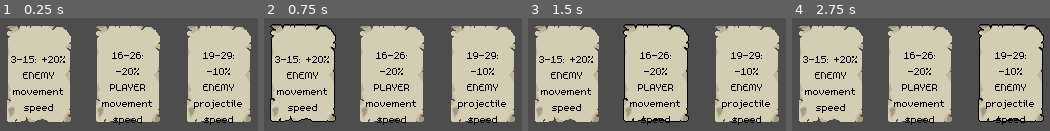
Above: before the commit, frames 1-4 (left to right).
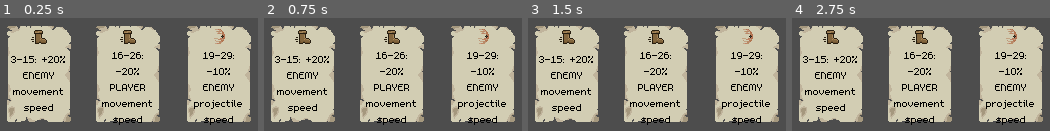
Above: after the commit, the same moments.

Repository: octoscorp/GDS-Jam2
Game: Godot game, scene res://scenes/card_choice.tscn
Same seed, same stepped clock (60 frames per second), same inputs: the game is played once before the commit and once after it. This scene is started directly instead of the project's main scene.
Inputs (mouse positions are in pixels of both pictures, inside the frame that each line leads up to):
- Up to frame 1 (0.25 s): no input
- Up to frame 2 (0.75 s): tap Enter (ui_accept) at 0.5 s; move the mouse to (302, 73) at 0.52 s; hold D (player_right) from 0.53 s (still down); hold Enter (ui_accept) from 0.53 s (still down)
- Up to frame 3 (1.5 s): move the mouse to (657, 73) at 1.27 s; release D (player_right) at 1.28 s; release Enter (ui_accept) at 1.28 s; hold S (player_down) from 1.28 s (still down); tap Enter (ui_accept) at 1.35 s
- Up to frame 4 (2.75 s): tap Enter (ui_accept) at 1.52, 1.82, 2 s; move the mouse to (1011, 73) at 2.02 s; release S (player_down) at 2.03 s; hold D (player_right) from 2.03 s (still down); hold Enter (ui_accept) from 2.03 s (still down)

The runs differ from the first frame. In frame 1, 1.2% of the frame differs, in the area x 12-88%, y 9-24%; in frame 2, 2.3%, in the area x 2-88%, y 5-93%; in frame 3, 2.3%; in frame 4, 2.3%.

Commit message:
Add card application logic
Probably some other stuff, kinda just blanked out for a few hours.

Noticed bugs:
- Cactus no longer move
- UI occasionally gets stuck (Cause: two chests opening at one time?)
- Bullets will hit multiple creatures at once

Diff:
--- a/project.godot
+++ b/project.godot
@@ -14,6 +14,10 @@
 run/main_scene="uid://xgl783xyn1c0"
 config/features=PackedStringArray("4.4", "GL Compatibility")
 config/icon="res://media/icon.svg"
+
+[autoload]
+
+Glob="*res://scripts/globals/card_modifiers.gd"
 
 [display]
 
--- a/scenes/card_choice.tscn
+++ b/scenes/card_choice.tscn
@@ -3,7 +3,8 @@
 [ext_resource type="PackedScene" uid="uid://k7a3mxdxoxqj" path="res://scenes/card_option.tscn" id="1_8uqop"]
 [ext_resource type="Script" uid="uid://cogub1y3liynh" path="res://scripts/card_choice.gd" id="1_ng52u"]
 
-[node name="CardChoice" type="Control"]
+[node name="CardChoice" type="Control" groups=["is_card_choice"]]
+process_mode = 3
 layout_mode = 3
 anchors_preset = 15
 anchor_right = 1.0
@@ -47,3 +48,7 @@
 [node name="CardOption3" parent="HBoxContainer" instance=ExtResource("1_8uqop")]
 layout_mode = 2
 size_flags_horizontal = 10
+
+[connection signal="card_option_selected" from="HBoxContainer/CardOption1" to="." method="_on_card_option_card_option_selected" binds= [0]]
+[connection signal="card_option_selected" from="HBoxContainer/CardOption2" to="." method="_on_card_option_card_option_selected" binds= [1]]
+[connection signal="card_option_selected" from="HBoxContainer/CardOption3" to="." method="_on_card_option_card_option_selected" binds= [2]]
--- a/scenes/card_option.tscn
+++ b/scenes/card_option.tscn
@@ -66,6 +66,7 @@
 texture = ExtResource("4_lnra5")
 
 [node name="HoverDetector" type="Area2D" parent="."]
+process_mode = 2
 z_index = 1
 collision_layer = 256
 collision_mask = 256
--- a/scenes/cards/card.tscn
+++ b/scenes/cards/card.tscn
@@ -2,5 +2,5 @@
 
 [ext_resource type="Script" uid="uid://qru3be0cy4v8" path="res://scripts/card.gd" id="1_7stpj"]
 
-[node name="Card" type="Node"]
+[node name="Card" type="Node" groups=["is_card"]]
 script = ExtResource("1_7stpj")
--- a/scenes/hud.tscn
+++ b/scenes/hud.tscn
@@ -3,13 +3,16 @@
 [ext_resource type="FontFile" uid="uid://k5pg2ufuduyu" path="res://media/fonts/m5x7.ttf" id="1_ahhtf"]
 [ext_resource type="Script" uid="uid://dqofgqeg8fhrp" path="res://scripts/hud.gd" id="1_oo0fn"]
 
-[node name="HUD" type="Control"]
+[node name="HUD" type="Control" groups=["HUD_Root"]]
+z_index = 10
+z_as_relative = false
 layout_mode = 3
 anchors_preset = 15
 anchor_right = 1.0
 anchor_bottom = 1.0
 grow_horizontal = 2
 grow_vertical = 2
+mouse_filter = 1
 script = ExtResource("1_oo0fn")
 
 [node name="Luck" type="Control" parent="."]
--- a/scenes/level.tscn
+++ b/scenes/level.tscn
@@ -11,7 +11,7 @@
 }
 point_count = 5
 
-[node name="Level" type="Node2D"]
+[node name="Level" type="Node2D" groups=["is_level"]]
 script = ExtResource("1_mx8sn")
 
 [node name="Player" parent="." instance=ExtResource("1_w7c3h")]
--- a/scripts/card.gd
+++ b/scripts/card.gd
@@ -150,17 +150,17 @@
 }
 
 const _icon_array = {
-	"BLOOD": "res://media/blood.png",
-	"BOOT": "res://media/boot.png",
-	"BOUNCE": "res://media/bounce.png",
-	"BULLET": "res://media/bullet.png",
-	"CRIT": "res://media/crit.png",
-	"FIRE_RATE": "res://media/fire_rate.png",
-	"HOMING": "res://media/HOMING.png",
-	"PIERCE": "res://media/pierce.png",
-	"PROJ_SPEED": "res://media/proj_speed.png",
-	"SHIELD": "res://media/shield.png",
-	"TARGET": "res://media/target.png",
+	"BLOOD": preload("res://media/icons/blood.png"),
+	"BOOT": preload("res://media/icons/boot.png"),
+	"BOUNCE": preload("res://media/icons/bounce.png"),
+	"BULLET": preload("res://media/icons/bullet.png"),
+	"CRIT": preload("res://media/icons/crit.png"),
+	"FIRE_RATE": preload("res://media/icons/fire_rate.png"),
+	"HOMING": preload("res://media/icons/homing.png"),
+	"PIERCE": preload("res://media/icons/pierce.png"),
+	"PROJ_SPEED": preload("res://media/icons/proj_speed.png"),
+	"SHIELD": preload("res://media/icons/shield.png"),
+	"TARGET": preload("res://media/icons/target.png"),
 }
 
 const icons = {
@@ -212,9 +212,6 @@
 # information signals
 signal card_activation_changed(id: Card.ID, active: bool)
 
-# control signals
-signal player_speed_modified(percentage_increase)
-
 @export var card_id = ID.PLAYER_SPEED_10
 
 var lower_bound: int
@@ -224,44 +221,118 @@
 static func get_random_card_id():
 	return randi() % ID.size()
 
-static func no_more_allowed(card_id):
+static func no_more_allowed(id_to_use):
 	# TODO: count nodes in group
 	var count_in_play = 0
 	var allowed = 1
-	if card_id in allowed_count.keys():
-		allowed = allowed_count[card_id]
+	if id_to_use in allowed_count.keys():
+		allowed = allowed_count[id_to_use]
 	if count_in_play < allowed:
 		return false
 	return true
 
-static func create_from_id(card_id: Card.ID):
+static func create_from_id(id_to_use: Card.ID):
 	var output = preload("res://scenes/cards/card.tscn").instantiate()
-	output.card_id = card_id
+	output.card_id = id_to_use
 	output.prepare()
 	# it helps if you make it return. Code at normal hours, folks
 	return output
 
 func prepare():
-	var range = chances[card_id]
-	lower_bound = randi() % (100 - range)
-	upper_bound = lower_bound + range
+	var luck_range = chances[card_id]
+	lower_bound = randi() % (100 - luck_range)
+	upper_bound = lower_bound + luck_range
 
 func activate(current_luck: int):
 	var in_range = (current_luck >= lower_bound && current_luck < upper_bound)
 	# XOR
-	if is_active ^ in_range:
+	if (not is_active and in_range) or (is_active and not in_range):
 		_apply_effect(is_active)
 		is_active = not is_active
 		card_activation_changed.emit(card_id, is_active)
 
-func mult_value(value: int, invert: bool):
+func mult_value(value: float, invert: bool):
 	return (1 / value) if invert else value
+
+func additive_value(value: float, invert: bool):
+	return (0 - value) if invert else value
 
 # Applies card effect (removes if remove is true)
 func _apply_effect(remove):
 	match card_id:
+		# Player-affecting
 		ID.PLAYER_SPEED_10:
-			# WARNING: Does not cancel to 1.
-			player_speed_modified.emit(mult_value(1.1, remove))
+			# WARNING: Does not cancel to 1 with corresponding negative
+			Glob.PLAYER_MVMT_SPEED *= mult_value(1.1, remove)
 		ID.PLAYER_SPEED_10_NEGATIVE:
-			player_speed_modified.emit(mult_value(0.9, remove))
+			Glob.PLAYER_MVMT_SPEED *= mult_value(0.9, remove)
+		ID.PLAYER_SPEED_20:
+			Glob.PLAYER_MVMT_SPEED *= mult_value(1.2, remove)
+		ID.PLAYER_SPEED_20_NEGATIVE:
+			Glob.PLAYER_MVMT_SPEED *= mult_value(0.8, remove)
+		ID.PLAYER_SPEED_30:
+			Glob.PLAYER_MVMT_SPEED *= mult_value(1.3, remove)
+		ID.PLAYER_SPEED_30_NEGATIVE:
+			Glob.PLAYER_MVMT_SPEED *= mult_value(0.7, remove)
+		ID.PLAYER_DAMAGE_IMMUNE:
+			Glob.PLAYER_IS_IMMUNE = not remove
+		ID.PLAYER_CRIT_CHANCE_10:
+			Glob.PLAYER_CRIT_CHANCE *= mult_value(1.1, remove)
+		ID.PLAYER_CRIT_CHANCE_20:
+			Glob.PLAYER_CRIT_CHANCE *= mult_value(1.2, remove)
+		ID.PLAYER_CRIT_CHANCE_30:
+			Glob.PLAYER_CRIT_CHANCE *= mult_value(1.3, remove)
+
+
+		# Enemy-affecting
+		ID.ENEMY_SPEED_10:
+			Glob.ENEMY_MVMT_SPEED *= mult_value(1.1, remove)
+		ID.ENEMY_SPEED_10_NEGATIVE:
+			Glob.ENEMY_MVMT_SPEED *= mult_value(0.9, remove)
+		ID.ENEMY_SPEED_20:
+			Glob.ENEMY_MVMT_SPEED *= mult_value(1.2, remove)
+		ID.ENEMY_SPEED_20_NEGATIVE:
+			Glob.ENEMY_MVMT_SPEED *= mult_value(0.8, remove)
+		ID.ENEMY_SPEED_30:
+			Glob.ENEMY_MVMT_SPEED *= mult_value(1.3, remove)
+		ID.ENEMY_SPEED_30_NEGATIVE:
+			Glob.ENEMY_MVMT_SPEED *= mult_value(0.7, remove)
+		ID.ENEMY_DAMAGE_IMMUNE:
+			Glob.ENEMY_IS_IMMUNE = not remove
+
+
+		# Projectiles
+		ID.PLAYER_PROJECTILE_SPEED_10:
+			Glob.PLAYER_PROJECTILE_SPEED *= mult_value(1.1, remove)
+		ID.PLAYER_PROJECTILE_SPEED_10_NEGATIVE:
+			Glob.PLAYER_PROJECTILE_SPEED *= mult_value(0.9, remove)
+		ID.PLAYER_PROJECTILE_PIERCE_1:
+			Glob.PLAYER_PROJECTILE_PIERCE += additive_value(1, remove)
+		ID.PLAYER_PROJECTILE_PIERCE_2:
+			Glob.PLAYER_PROJECTILE_PIERCE += additive_value(2, remove)
+		ID.PLAYER_PROJECTILE_PIERCE_3:
+			Glob.PLAYER_PROJECTILE_PIERCE += additive_value(3, remove)
+		ID.PLAYER_PROJECTILE_BOUNCE_1:
+			Glob.PLAYER_PROJECTILE_BOUNCE += additive_value(1, remove)
+		ID.PLAYER_PROJECTILE_HOMING:
+			Glob.PLAYER_PROJECTILE_HOMING = not remove
+
+		ID.ENEMY_PROJECTILE_SPEED_10:
+			Glob.ENEMY_PROJECTILE_SPEED *= mult_value(1.1, remove)
+		ID.ENEMY_PROJECTILE_SPEED_10_NEGATIVE:
+			Glob.ENEMY_PROJECTILE_SPEED *= mult_value(0.9, remove)
+		ID.ENEMY_PROJECTILE_PIERCE_BUT_FF:
+			Glob.ENEMY_PROJECTILE_PIERCE = not remove
+		ID.ENEMY_PROJECTILE_BOUNCE_1:
+			Glob.ENEMY_PROJECTILE_BOUNCE *= mult_value(1.1, remove)
+		ID.ENEMY_PROJECTILE_HOMING:
+			Glob.ENEMY_PROJECTILE_HOMING = not remove
+
+
+		# Targeting
+		ID.PLAYER_TARGETS_PROJECTILES:
+			Glob.PLAYER_TARGETS_PROJECTILES = not remove
+		ID.ENEMY_TARGETS_PROJECTILES:
+			Glob.ENEMY_TARGETS_PROJECTILES = not remove
+		ID.ENEMY_TARGETS_ENEMY:
+			Glob.ENEMY_TARGETS_ENEMY = not remove
--- a/scripts/card_choice.gd
+++ b/scripts/card_choice.gd
@@ -1,30 +1,37 @@
 extends Control
 
 signal card_choice_triggered
+signal card_choice_made
 
 var cards: Array
+var selected_card = null
 
 func _ready():
 	# I don't trust myself to prototype this efficiently
 	var thread = Thread.new()
 	thread.start(choose_3_cards)
+	selected_card = null
+
+	var level = get_tree().get_first_node_in_group("is_level")
+	if level == null:
+		return
+	connect("card_choice_triggered", level.on_card_choice_start)
+	connect("card_choice_made", level.on_card_choice_end)
+	thread.wait_to_finish()
 
 func choose_3_cards():
 	cards = []
 	var i = 0
 	while cards.size() < 3 and i < 30:
-		print("Attempt to pull card")
 		i += 1
 		var card_id = Card.get_random_card_id()
 		if (Card.no_more_allowed(card_id)):
 			continue
-		print("Added %d" % card_id)
 		cards.append(Card.create_from_id(card_id))
 	call_deferred("display_card_options")
 
 func display_card_options():
 	# TODO: requires handling fewer available options
-	print(cards)
 	$HBoxContainer/CardOption1.set_card(cards[0])
 	$HBoxContainer/CardOption2.set_card(cards[1])
 	$HBoxContainer/CardOption3.set_card(cards[2])
@@ -33,6 +40,10 @@
 	card_choice_triggered.emit()
 	self.visible = true
 
-func _on_card_option_card_option_selected():
+func _on_card_option_card_option_selected(selected_choice: int):
 	# TODO: Add card to selected roster
-	pass
+	selected_card = cards[selected_choice]
+	card_choice_made.emit()
+
+func choice_made_callback():
+	return selected_card
--- a/scripts/card_option.gd
+++ b/scripts/card_option.gd
@@ -1,6 +1,6 @@
 extends Control
 
-signal card_option_selected(card: Card)
+signal card_option_selected(card_selection: int)
 
 var selected = false
 var card: Card = null
@@ -10,13 +10,13 @@
 
 func _input(event: InputEvent) -> void:
 	if event.is_action_pressed("ui_accept") and selected:
-		card_option_selected.emit(card)
+		card_option_selected.emit()
 
 func set_card(new_card: Card):
 	card = new_card
 	var id = card.card_id
 	$Description.text = "%d-%d: %s" % [card.lower_bound, card.upper_bound, Card.descriptions[id]]
-	$Icon.texture = load(Card.icons[id])
+	$Icon.texture = Card.icons[id]
 
 func _on_hover_detector_mouse_entered() -> void:
 	$Outline.visible = true
--- a/scripts/chest.gd
+++ b/scripts/chest.gd
@@ -11,5 +11,5 @@
 		return
 	# TODO: Pickup animation
 	var choice = CARD_CHOICE.instantiate()
-	get_tree().root.call_deferred("add_child", choice)
+	get_tree().get_first_node_in_group("HUD_Root").call_deferred("add_child", choice)
 	self.call_deferred("queue_free")
--- a/scripts/enemy.gd
+++ b/scripts/enemy.gd
@@ -2,7 +2,7 @@
 
 signal enemy_died(death_location: Vector2)
 
-@export var ENEMY_MVMT_SPEED = 20
+@export var MVMT_SPEED_MODIFIER = 1
 ## How quickly the enemy changes targets following player movement
 @export var ENEMY_REACTION_SPEED = 0.06
 
@@ -27,7 +27,7 @@
 	targeted_position = lerp(targeted_position, target.global_position, ENEMY_REACTION_SPEED)
 
 	# WARNING: May need to round to INT
-	global_position += (targeted_position - global_position).normalized() * ENEMY_MVMT_SPEED * delta
+	global_position += (targeted_position - global_position).normalized() * Glob.ENEMY_MVMT_SPEED * MVMT_SPEED_MODIFIER * delta
 
 func contains(area: Area2D):
 	return (area == $".")
--- /dev/null
+++ b/scripts/globals/card_modifiers.gd
@@ -0,0 +1,91 @@
+extends Node
+
+const _defaults: Dictionary[String, Variant] = {
+	"PLAYER_MVMT_SPEED": 70,
+	"PLAYER_CRIT_CHANCE": 0,
+	"PLAYER_IS_IMMUNE": false,
+
+	"ENEMY_MVMT_SPEED": 20,
+	"ENEMY_IS_IMMUNE": false,
+
+	"PLAYER_PROJECTILE_SPEED": 40,
+	"PLAYER_PROJECTILE_PIERCE": 0,
+	"PLAYER_PROJECTILE_BOUNCE": 0,
+	"PLAYER_PROJECTILE_HOMING": false,
+
+	"ENEMY_PROJECTILE_SPEED": 40,
+	"ENEMY_PROJECTILE_PIERCE": false,
+	"ENEMY_PROJECTILE_BOUNCE": 0,
+	"ENEMY_PROJECTILE_HOMING": false,
+
+	"PLAYER_TARGETS_PROJECTILES": false,
+	"ENEMY_TARGETS_PROJECTILES": false,
+	"ENEMY_TARGETS_ENEMY": false,
+}
+
+var PLAYER_MVMT_SPEED: float = _defaults["PLAYER_MVMT_SPEED"]
+var PLAYER_IS_IMMUNE: bool = _defaults["PLAYER_IS_IMMUNE"]
+var PLAYER_CRIT_CHANCE: float = _defaults["PLAYER_CRIT_CHANCE"]
+
+var ENEMY_MVMT_SPEED: float = _defaults["ENEMY_MVMT_SPEED"]
+var ENEMY_IS_IMMUNE: bool = _defaults["ENEMY_IS_IMMUNE"]
+
+var PLAYER_PROJECTILE_SPEED: float = _defaults["PLAYER_PROJECTILE_SPEED"]
+var PLAYER_PROJECTILE_PIERCE: int = _defaults["PLAYER_PROJECTILE_PIERCE"]
+var PLAYER_PROJECTILE_BOUNCE: int = _defaults["PLAYER_PROJECTILE_BOUNCE"]
+var PLAYER_PROJECTILE_HOMING: bool = _defaults["PLAYER_PROJECTILE_HOMING"]
+
+var ENEMY_PROJECTILE_SPEED: float = _defaults["ENEMY_PROJECTILE_SPEED"]
+var ENEMY_PROJECTILE_PIERCE: bool = _defaults["ENEMY_PROJECTILE_PIERCE"]
+var ENEMY_PROJECTILE_BOUNCE: int = _defaults["ENEMY_PROJECTILE_BOUNCE"]
+var ENEMY_PROJECTILE_HOMING: bool = _defaults["ENEMY_PROJECTILE_HOMING"]
+
+var PLAYER_TARGETS_PROJECTILES: bool = _defaults["PLAYER_TARGETS_PROJECTILES"]
+var ENEMY_TARGETS_PROJECTILES: bool = _defaults["ENEMY_TARGETS_PROJECTILES"]
+var ENEMY_TARGETS_ENEMY: bool = _defaults["ENEMY_TARGETS_ENEMY"]
+
+var num_instances_active: Dictionary[Card.ID, int] = {
+	# Player-affecting
+	Card.ID.PLAYER_SPEED_10: 0,
+	Card.ID.PLAYER_SPEED_10_NEGATIVE: 0,
+	Card.ID.PLAYER_SPEED_20: 0,
+	Card.ID.PLAYER_SPEED_20_NEGATIVE: 0,
+	Card.ID.PLAYER_SPEED_30: 0,
+	Card.ID.PLAYER_SPEED_30_NEGATIVE: 0,
+	Card.ID.PLAYER_DAMAGE_IMMUNE: 0,
+	Card.ID.PLAYER_CRIT_CHANCE_10: 0,
+	Card.ID.PLAYER_CRIT_CHANCE_20: 0,
+	Card.ID.PLAYER_CRIT_CHANCE_30: 0,
+
+
+	# Enemy-affecting
+	Card.ID.ENEMY_SPEED_10: 0,
+	Card.ID.ENEMY_SPEED_10_NEGATIVE: 0,
+	Card.ID.ENEMY_SPEED_20: 0,
+	Card.ID.ENEMY_SPEED_20_NEGATIVE: 0,
+	Card.ID.ENEMY_SPEED_30: 0,
+	Card.ID.ENEMY_SPEED_30_NEGATIVE: 0,
+	Card.ID.ENEMY_DAMAGE_IMMUNE: 0,
+
+
+	# Projectiles
+	Card.ID.PLAYER_PROJECTILE_SPEED_10: 0,
+	Card.ID.PLAYER_PROJECTILE_SPEED_10_NEGATIVE: 0,
+	Card.ID.PLAYER_PROJECTILE_PIERCE_1: 0,
+	Card.ID.PLAYER_PROJECTILE_PIERCE_2: 0,
+	Card.ID.PLAYER_PROJECTILE_PIERCE_3: 0,
+	Card.ID.PLAYER_PROJECTILE_BOUNCE_1: 0,
+	Card.ID.PLAYER_PROJECTILE_HOMING: 0,
+
+	Card.ID.ENEMY_PROJECTILE_SPEED_10: 0,
+	Card.ID.ENEMY_PROJECTILE_SPEED_10_NEGATIVE: 0,
+	Card.ID.ENEMY_PROJECTILE_PIERCE_BUT_FF: 0,
+	Card.ID.ENEMY_PROJECTILE_BOUNCE_1: 0,
+	Card.ID.ENEMY_PROJECTILE_HOMING: 0,
+
+
+	# Targeting
+	Card.ID.PLAYER_TARGETS_PROJECTILES: 0,
+	Card.ID.ENEMY_TARGETS_PROJECTILES: 0,
+	Card.ID.ENEMY_TARGETS_ENEMY: 0,
+}
--- a/scripts/level.gd
+++ b/scripts/level.gd
@@ -1,6 +1,4 @@
 extends Node2D
-
-signal luck_value_changed
 
 const CHEST = preload("res://scenes/chest.tscn")
 const LUCK_MAX = 99
@@ -16,6 +14,11 @@
 func reroll_luck_value():
 	luck_value = randi() % (LUCK_MAX + 1)
 	$PlayerCamera/HUD.display_luck_value(luck_value)
+	var all_cards = get_tree().get_nodes_in_group("is_card")
+	for card: Card in all_cards:
+		# Apparently I wrote these with XOR logic, they'll handle whether or not to do it
+		# This used to say "fancy XOR" but alas GDScript only supports bitwise for it
+		card.activate(luck_value)
 
 func _on_luck_reroll_timer_timeout() -> void:
 	reroll_luck_value()
@@ -23,6 +26,18 @@
 func _on_luck_value_changed() -> void:
 	# All abilities are configured upon this change
 	pass # Replace with function body.
+
+func on_card_choice_start():
+	get_tree().paused = true
+
+func on_card_choice_end():
+	var choice_ui = get_tree().get_first_node_in_group("is_card_choice")
+	var selected_card = choice_ui.choice_made_callback()
+	choice_ui.hide()
+	get_tree().paused = false
+	print("Adding card")
+	self.call_deferred("add_child", selected_card)
+	choice_ui.call_deferred("queue_free")
 
 func _on_enemy_died(location: Vector2):
 	experience_counter += 1
--- a/scripts/player.gd
+++ b/scripts/player.gd
@@ -9,7 +9,6 @@
 const DAMAGE_DISPLAY_LENGTH = 8
 @export var FOLLOW_DELAY = 0.25
 @export var FOLLOW_SPEED = 0.02
-@export var MVMT_SPEED = 70
 
 var bullet = preload("res://scenes/projectile.tscn")
 
@@ -53,7 +52,7 @@
 	if Input.is_action_pressed("player_right"):
 		input_direction += Vector2(1, 0)
 		recv_input = true
-	position += input_direction * MVMT_SPEED * delta
+	position += input_direction * Glob.PLAYER_MVMT_SPEED * delta
 
 	# Kick off camera movement delay if we just started moving
 	if can_start_delay == true && recv_input == true:
--- a/scripts/projectile.gd
+++ b/scripts/projectile.gd
@@ -26,9 +26,6 @@
 func _on_area_entered(area: Area2D) -> void:
 	if self.fired_from.contains(area):
 		return
-	print(area.to_string())
-	print(self.fired_from.to_string())
-	print()
 	pierce -= 1
 	if pierce < 0:
 		self.queue_free()
Binary file added: media/icons/bounce.png
Binary file added: media/icons/crit.png
Binary file added: media/icons/homing.png
Binary file added: media/icons/pierce.png
Binary file added: media/icons/proj_speed.png
Binary file added: media/icons/shield.png
Not shown, added: scripts/globals/card_modifiers.gd.uid
Not shown, added: media/wip/bounce.xcf
Not shown, added: media/wip/crit.xcf
Not shown, added: media/wip/homing.xcf
Not shown, added: media/wip/pierce.xcf
Not shown, added: media/wip/proj_speed.xcf
(and 1 more such lines)
